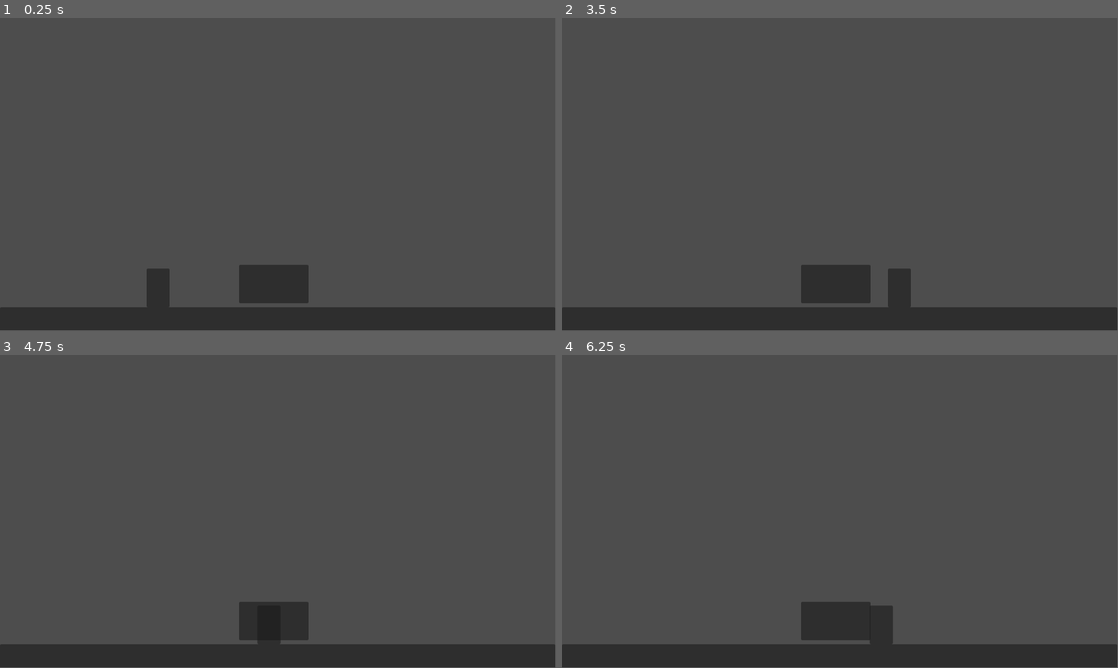
Above: before the commit, frames 1-4 (two rows, left to right).
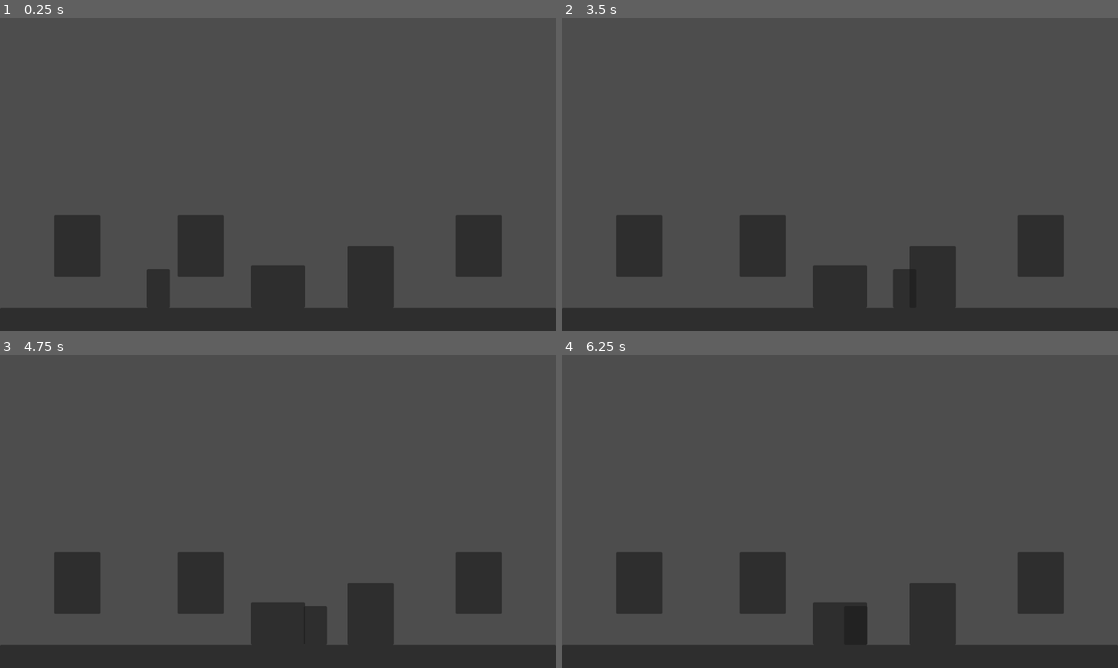
Above: after the commit, the same moments.

Repository: eyyronn/Yuhum
Game: Godot game, scene res://src/room.tscn
The game is run twice, just before and just after one commit, with the same random seed, the same clock (stepped at 60 frames per second) and the same inputs. Before the commit the project starts from res://room.tscn.
Inputs (mouse positions are in pixels of both pictures, inside the frame that each line leads up to):
- Up to frame 1 (0.25 s): no input
- Up to frame 2 (3.5 s): click (834, 284) at 0.52 s; click (834, 284) at 1.27 s; click (834, 284) at 2.02 s; tap Enter at 2.75 s; move the mouse to (962, 158) at 2.77 s; click (962, 158) at 2.85 s
- Up to frame 3 (4.75 s): move the mouse to (166, 527) at 3.52 s; click (166, 527) at 3.6 s; move the mouse to (333, 442) at 4.27 s; click (333, 442) at 4.35 s
- Up to frame 4 (6.25 s): move the mouse to (812, 574) at 5.02 s; click (812, 574) at 5.1 s; tap Space at 5.75 s; move the mouse to (1006, 558) at 5.77 s; click (1006, 558) at 5.85 s
In our replay, the window is 799x449 before the commit and 800x450 after it. These sizes can differ from the game's own. Grey fills any space a smaller window leaves; there, only what the larger window draws over its background counts as a difference.

The runs differ from the first frame. In frame 1, 7.0% of the frame differs, in the area x 9-100%, y 0-93%; in frame 2, 7.1%; in frame 3, 7.3%; in frame 4, 7.5%.

Commit message:
Change cursor icon, implement constant speed and stop on true mouse click position, add cursor-following tooltip, make full-screen, change tooltip font

Diff:
--- /dev/null
+++ b/Global.gd
@@ -0,0 +1,4 @@
+extends Node
+
+const FLOOR = 600
+const SPEED = 225
--- /dev/null
+++ b/Node2D.gd
@@ -0,0 +1,12 @@
+extends Node2D
+
+var label : Label
+
+func _ready():
+	label = get_node("Label")
+
+func _process(delta):
+	self.global_position = get_global_mouse_position()
+
+func set_tooltip_text(text: String):
+	label.text = text
--- a/Player/Player.gd
+++ /dev/null
@@ -1,23 +0,0 @@
-extends CharacterBody2D
-
-var speed = 400
-var click_position = Vector2.AXIS_X
-var gravity = ProjectSettings.get_setting("physics/2d/default_gravity")
-# Called when the node enters the scene tree for the first time.
-func _ready():
-	click_position = Vector2(position.x, 0)
-
-
-# Called every frame. 'delta' is the elapsed time since the previous frame.
-func _process(delta):
-
-	if not is_on_floor():
-		velocity.y += gravity * delta
-
-	if Input.is_action_just_pressed("left_click"):
-		click_position = get_global_mouse_position()
-
-	var direction = (click_position - position).normalized()
-	velocity.x = (direction.x * speed)
-
-	move_and_slide()
--- a/TV/TV.tscn
+++ /dev/null
@@ -1,11 +0,0 @@
-[gd_scene format=3 uid="uid://giwa2i1vrvxm"]
-
-[node name="TextureButton" type="TextureButton"]
-offset_left = -72.0
-offset_top = -80.0
-offset_right = 72.0
-
-[node name="Panel" type="Panel" parent="."]
-layout_mode = 0
-offset_right = 144.0
-offset_bottom = 80.0
--- a/project.godot
+++ b/project.godot
@@ -11,9 +11,20 @@
 [application]
 
 config/name="GameOn"
-run/main_scene="res://room.tscn"
+run/main_scene="res://src/room.tscn"
 config/features=PackedStringArray("4.1", "Mobile")
-config/icon="res://icon.svg"
+config/icon="res://Assets/icon.svg"
+
+[autoload]
+
+Global="*res://Global.gd"
+
+[display]
+
+window/size/mode=3
+window/size/resizable=false
+window/stretch/mode="viewport"
+mouse_cursor/custom_image="res://Assets/Cursor/Cursor_xsmall.png"
 
 [input]
 
--- a/room.tscn
+++ /dev/null
@@ -1,32 +0,0 @@
-[gd_scene load_steps=5 format=3 uid="uid://b8k7y3at6oeuu"]
-
-[ext_resource type="PackedScene" uid="uid://dsj5whffd816d" path="res://Player/Player.tscn" id="1_j144i"]
-[ext_resource type="Script" path="res://Player/Player.gd" id="2_3mdw3"]
-[ext_resource type="PackedScene" uid="uid://giwa2i1vrvxm" path="res://TV/TV.tscn" id="3_ya7q6"]
-
-[sub_resource type="RectangleShape2D" id="RectangleShape2D_g2l74"]
-size = Vector2(1152, 152)
-
-[node name="World" type="Node2D"]
-
-[node name="StaticBody2D" type="StaticBody2D" parent="."]
-
-[node name="CollisionShape2D" type="CollisionShape2D" parent="StaticBody2D"]
-position = Vector2(576, 676)
-shape = SubResource("RectangleShape2D_g2l74")
-
-[node name="Panel" type="Panel" parent="StaticBody2D/CollisionShape2D"]
-offset_left = -576.0
-offset_top = -76.0
-offset_right = 576.0
-offset_bottom = 68.0
-
-[node name="CharacterBody2D" parent="." instance=ExtResource("1_j144i")]
-position = Vector2(328, 600)
-script = ExtResource("2_3mdw3")
-
-[node name="TextureButton" parent="." instance=ExtResource("3_ya7q6")]
-offset_left = 496.0
-offset_top = 512.0
-offset_right = 640.0
-offset_bottom = 592.0
--- /dev/null
+++ b/src/Environment/CursorTooltip/CursorTooltip.gd
@@ -0,0 +1,12 @@
+extends Node2D
+
+var label : Label
+
+func _ready():
+	label = get_node("Label")
+
+func _process(delta):
+	self.global_position = get_global_mouse_position()
+
+func set_tooltip_text(text: String):
+	label.text = text
--- /dev/null
+++ b/src/Environment/CursorTooltip/CursorTooltip.tscn
@@ -0,0 +1,15 @@
+[gd_scene load_steps=3 format=3 uid="uid://xghtbstmtywi"]
+
+[ext_resource type="Script" path="res://src/Environment/CursorTooltip/CursorTooltip.gd" id="1_o0uo4"]
+[ext_resource type="FontFile" uid="uid://dkjmri2ehyowu" path="res://Assets/Fonts/Habbo.ttf" id="2_xd102"]
+
+[node name="CursorTooltip" type="Node2D"]
+script = ExtResource("1_o0uo4")
+
+[node name="Label" type="Label" parent="."]
+offset_left = 8.0
+offset_top = 8.0
+offset_right = 192.0
+offset_bottom = 96.0
+theme_override_fonts/font = ExtResource("2_xd102")
+theme_override_font_sizes/font_size = 24
--- /dev/null
+++ b/src/Environment/Interactive/door.gd
@@ -0,0 +1,10 @@
+extends Area2D
+
+var tooltip_text = "Lock"
+@onready var tooltip = get_node("/root/World/CursorTooltip")
+
+func _on_mouse_entered():
+	tooltip.set_tooltip_text(tooltip_text)
+
+func _on_mouse_exited():
+	tooltip.set_tooltip_text("")
--- /dev/null
+++ b/src/Environment/Interactive/tv.gd
@@ -0,0 +1,10 @@
+extends Area2D
+
+var tooltip_text = "Watch"
+@onready var tooltip = get_node("/root/World/CursorTooltip")
+
+func _on_mouse_entered():
+	tooltip.set_tooltip_text(tooltip_text)
+
+func _on_mouse_exited():
+	tooltip.set_tooltip_text("")
--- /dev/null
+++ b/src/Environment/Interactive/tv.tscn
@@ -0,0 +1,16 @@
+[gd_scene load_steps=2 format=3 uid="uid://c7l72fji68s6v"]
+
+[sub_resource type="RectangleShape2D" id="RectangleShape2D_j4wro"]
+size = Vector2(112, 88)
+
+[node name="TV" type="Area2D"]
+
+[node name="CollisionShape2D" type="CollisionShape2D" parent="."]
+position = Vector2(0, -44)
+shape = SubResource("RectangleShape2D_j4wro")
+
+[node name="Panel" type="Panel" parent="CollisionShape2D"]
+offset_left = -56.0
+offset_top = -44.0
+offset_right = 56.0
+offset_bottom = 44.0
--- /dev/null
+++ b/src/Environment/Interactive/window.tscn
@@ -0,0 +1,16 @@
+[gd_scene load_steps=2 format=3 uid="uid://e8poo4d5okpr"]
+
+[sub_resource type="RectangleShape2D" id="RectangleShape2D_wln2i"]
+size = Vector2(96, 128)
+
+[node name="Window" type="Area2D"]
+
+[node name="CollisionShape2D" type="CollisionShape2D" parent="."]
+position = Vector2(0, -64)
+shape = SubResource("RectangleShape2D_wln2i")
+
+[node name="Panel" type="Panel" parent="CollisionShape2D"]
+offset_left = -48.0
+offset_top = -64.0
+offset_right = 48.0
+offset_bottom = 64.0
--- /dev/null
+++ b/src/Environment/Interactive/windows.gd
@@ -0,0 +1,10 @@
+extends Area2D
+
+var tooltip_text = "Close"
+@onready var tooltip = get_node("/root/World/CursorTooltip")
+
+func _on_mouse_entered():
+	tooltip.set_tooltip_text(tooltip_text)
+
+func _on_mouse_exited():
+	tooltip.set_tooltip_text("")
--- /dev/null
+++ b/src/Player/Player.gd
@@ -0,0 +1,17 @@
+extends CharacterBody2D
+
+var click_position = Vector2.AXIS_X
+var speed = Global.SPEED
+
+func _ready():
+	click_position = Vector2(position.x, 0)
+
+func _process(delta):
+	if Input.is_action_just_pressed("left_click"):
+		click_position = get_global_mouse_position()
+
+	var direction = (click_position - position).normalized()
+	velocity.x = direction.x * speed
+
+	if position.x != click_position.x:
+		position = position.move_toward(Vector2(click_position.x, Global.FLOOR), delta * speed)
--- /dev/null
+++ b/src/room.tscn
@@ -0,0 +1,70 @@
+[gd_scene load_steps=10 format=3 uid="uid://b8k7y3at6oeuu"]
+
+[ext_resource type="PackedScene" uid="uid://dsj5whffd816d" path="res://src/Player/Player.tscn" id="1_j144i"]
+[ext_resource type="Script" path="res://src/Player/Player.gd" id="2_3mdw3"]
+[ext_resource type="PackedScene" uid="uid://xghtbstmtywi" path="res://src/Environment/CursorTooltip/CursorTooltip.tscn" id="3_kli53"]
+[ext_resource type="PackedScene" uid="uid://c7l72fji68s6v" path="res://src/Environment/Interactive/tv.tscn" id="3_lcwbk"]
+[ext_resource type="PackedScene" uid="uid://e8poo4d5okpr" path="res://src/Environment/Interactive/window.tscn" id="4_sim77"]
+[ext_resource type="Script" path="res://src/Environment/Interactive/windows.gd" id="4_srpae"]
+[ext_resource type="Script" path="res://src/Environment/Interactive/tv.gd" id="5_h6a77"]
+[ext_resource type="Script" path="res://src/Environment/Interactive/door.gd" id="5_u8myj"]
+
+[sub_resource type="RectangleShape2D" id="RectangleShape2D_g2l74"]
+size = Vector2(1152, 152)
+
+[node name="World" type="Node2D"]
+
+[node name="Floor" type="StaticBody2D" parent="."]
+
+[node name="FloorShape" type="CollisionShape2D" parent="Floor"]
+position = Vector2(576, 676)
+shape = SubResource("RectangleShape2D_g2l74")
+
+[node name="Panel" type="Panel" parent="Floor/FloorShape"]
+offset_left = -576.0
+offset_top = -76.0
+offset_right = 576.0
+offset_bottom = 68.0
+
+[node name="Interactive" type="Control" parent="."]
+layout_mode = 3
+anchors_preset = 0
+offset_right = 40.0
+offset_bottom = 40.0
+
+[node name="TV" parent="Interactive" instance=ExtResource("3_lcwbk")]
+position = Vector2(576, 600)
+script = ExtResource("5_h6a77")
+
+[node name="Window2" parent="Interactive" instance=ExtResource("4_sim77")]
+position = Vector2(416, 536)
+script = ExtResource("4_srpae")
+
+[node name="Window" parent="Interactive" instance=ExtResource("4_sim77")]
+position = Vector2(160, 536)
+script = ExtResource("4_srpae")
+
+[node name="Window3" parent="Interactive" instance=ExtResource("4_sim77")]
+position = Vector2(992, 536)
+script = ExtResource("4_srpae")
+
+[node name="Door" parent="Interactive" instance=ExtResource("4_sim77")]
+position = Vector2(768, 600)
+script = ExtResource("5_u8myj")
+
+[node name="Player" parent="." instance=ExtResource("1_j144i")]
+position = Vector2(328, 600)
+script = ExtResource("2_3mdw3")
+
+[node name="CursorTooltip" parent="." instance=ExtResource("3_kli53")]
+
+[connection signal="mouse_entered" from="Interactive/TV" to="Interactive/TV" method="_on_mouse_entered"]
+[connection signal="mouse_exited" from="Interactive/TV" to="Interactive/TV" method="_on_mouse_exited"]
+[connection signal="mouse_entered" from="Interactive/Window2" to="Interactive/Window2" method="_on_mouse_entered"]
+[connection signal="mouse_exited" from="Interactive/Window2" to="Interactive/Window2" method="_on_mouse_exited"]
+[connection signal="mouse_entered" from="Interactive/Window" to="Interactive/Window" method="_on_mouse_entered"]
+[connection signal="mouse_exited" from="Interactive/Window" to="Interactive/Window" method="_on_mouse_exited"]
+[connection signal="mouse_entered" from="Interactive/Window3" to="Interactive/Window3" method="_on_mouse_entered"]
+[connection signal="mouse_exited" from="Interactive/Window3" to="Interactive/Window3" method="_on_mouse_exited"]
+[connection signal="mouse_entered" from="Interactive/Door" to="Interactive/Door" method="_on_mouse_entered"]
+[connection signal="mouse_exited" from="Interactive/Door" to="Interactive/Door" method="_on_mouse_exited"]
Binary file added: Assets/Background/Cottage_Tileset.png
Not shown, added: Assets/Background/Cottage_Tileset.png.import
Binary file added: Assets/Background/wood.png
Not shown, added: Assets/Background/wood.png.import
Binary file added: Assets/Cursor/Cursor.png
Not shown, added: Assets/Cursor/Cursor.png.import
Binary file added: Assets/Cursor/Cursor_small.png
Not shown, added: Assets/Cursor/Cursor_small.png.import
Binary file added: Assets/Cursor/Cursor_xsmall.png
Not shown, added: Assets/Cursor/Cursor_xsmall.png.import
Not shown, added: Assets/Cursor/Select_white.png.import
Binary file added: Assets/Fonts/AtariGames.ttf
(and 46 more such lines)
